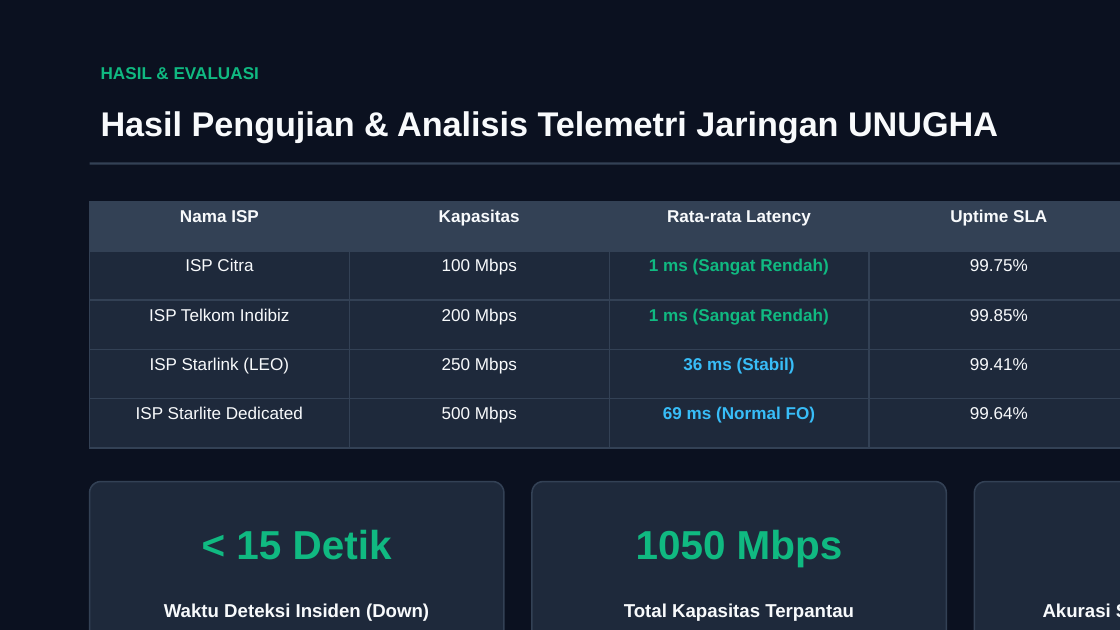
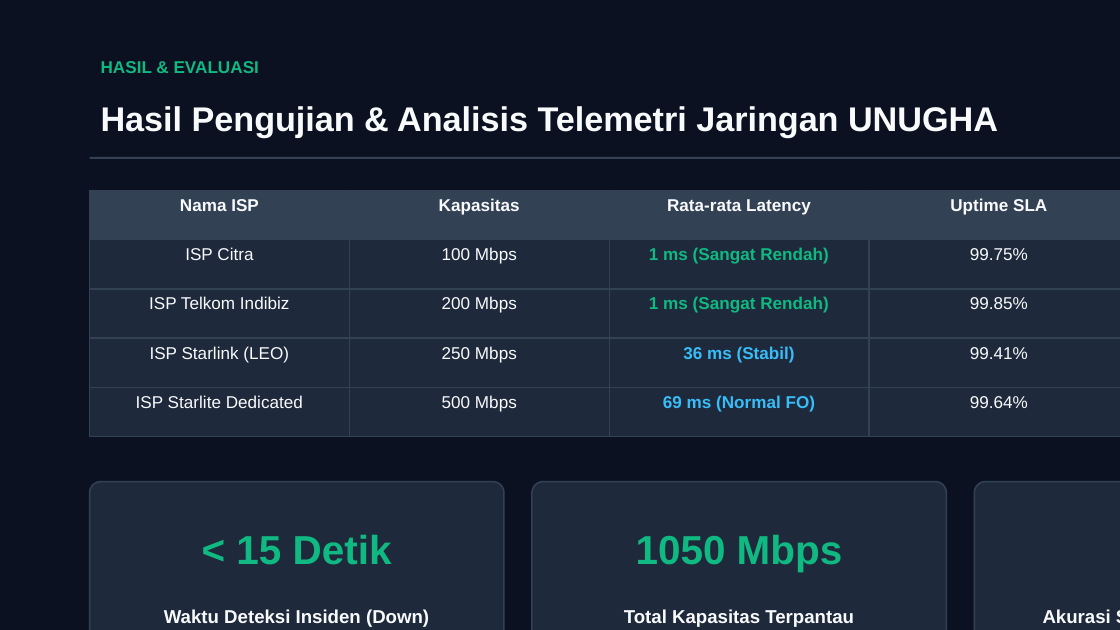
Before and after one commit to asngad/unugha-netwatch, a slide deck: slide 11 of public/downloads/UNUGHA-NetWatch-Presentasi-Sidang.pptx (slide 7 before the commit). Drawn at 1120x630 pixels with LibreOffice and Linux fonts; fonts in the diff are those of the drawing. Boxes give left, top, right and bottom in pixels: in the first picture for what was removed or moved away, otherwise in the second. Text is boxed around its words. In the diff, an @@ line names an element or a change of style, - is before the commit and + after.

```diff
--- a/public/downloads/UNUGHA-NetWatch-Presentasi-Sidang.pptx
+++ b/public/downloads/UNUGHA-NetWatch-Presentasi-Sidang.pptx
@@ 2 texts, 1 rectangle: place and size @@
-2 texts, 1 rectangle at box(90, 67, 1120, 165)
+2 texts, 1 rectangle at box(90, 61, 1120, 159)
@@ table: place and size @@
-table at box(90, 202, 1120, 448)
+table at box(90, 190, 1120, 437)
@@ proportions changed in 3 elements at box(90, 482, 504, 630), box(532, 482, 946, 630), box(974, 482, 1120, 630) @@
@@ 5 texts: place and size @@
-5 texts at box(164, 529, 1111, 621)
+5 texts at box(164, 534, 1111, 627)
```
Also in this commit, not shown: 9 other slides changed, 5 slides added, 3 other files.
